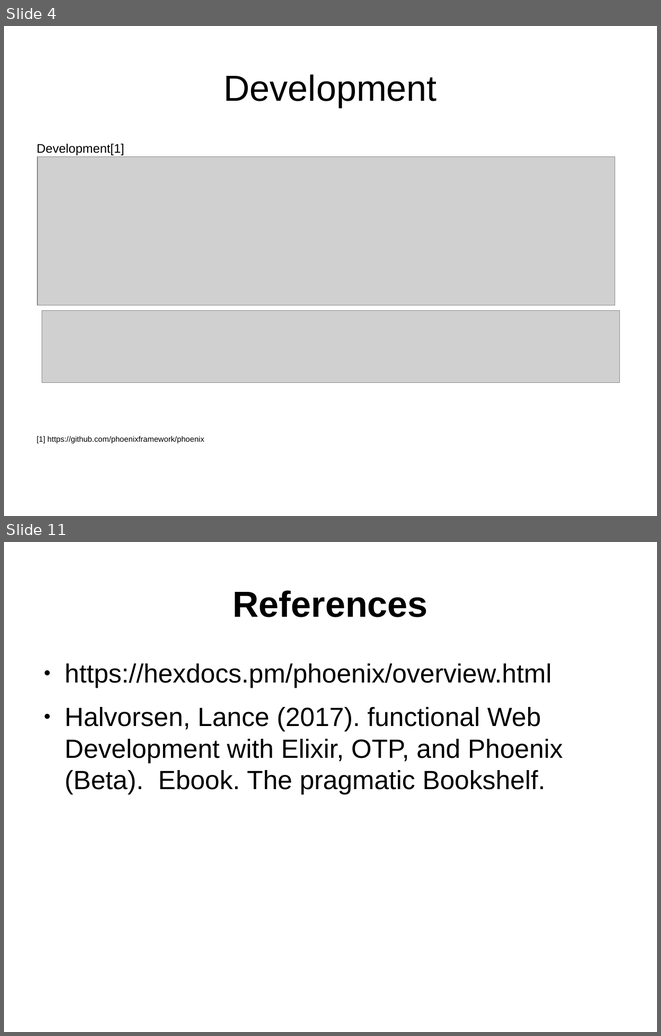
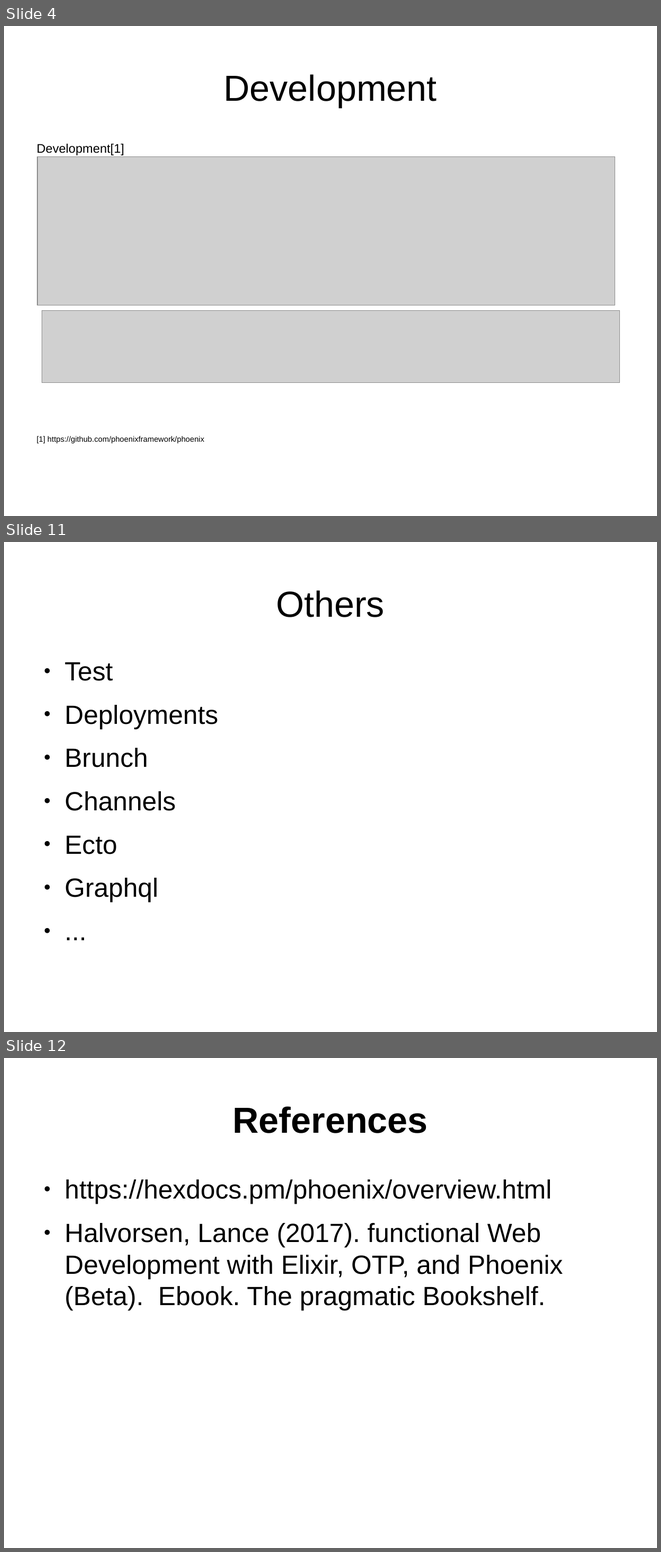
Before and after one commit to ramortegui/talks, a slide deck: phoenix-basics.odp. Shown one above the other, each under a label of ours: slides 4 and 11 before the commit, slides 4, 11 and 12 after it; the slides between them are not shown. The pictures are 661x1036 and 661x1552 pixels, drawn with LibreOffice and Linux fonts; fonts in the diff are those of the drawing; grey boxes stand for pictures. Boxes give left, top, right and bottom in pixels: in the first picture for what was removed or moved away, otherwise in the second. Text is boxed around its words. In the diff, an @@ line names an element or a change of style, - is before the commit and + after.

Commit message:
Add others section.

```diff
--- a/phoenix-basics.odp
+++ b/phoenix-basics.odp
@@ slide 11 added at <box>4,542,657,1032</box>, background #FFFFFF @@
@@ title added at <box>276,590,385,617</box>, 44 pt, text #000000 @@
+Others
@@ text added at <box>64,662,218,902</box>, 32 pt, text #000000 @@
+● Test
+● Deployments
+● Brunch
+● Channels
+● Ecto
+● Graphql
+● ...
@@ what was slide 11 is now slide 12 @@
```
Also in this commit, not shown: 2 slides changed, 5 other slides added, 5 slides removed.
